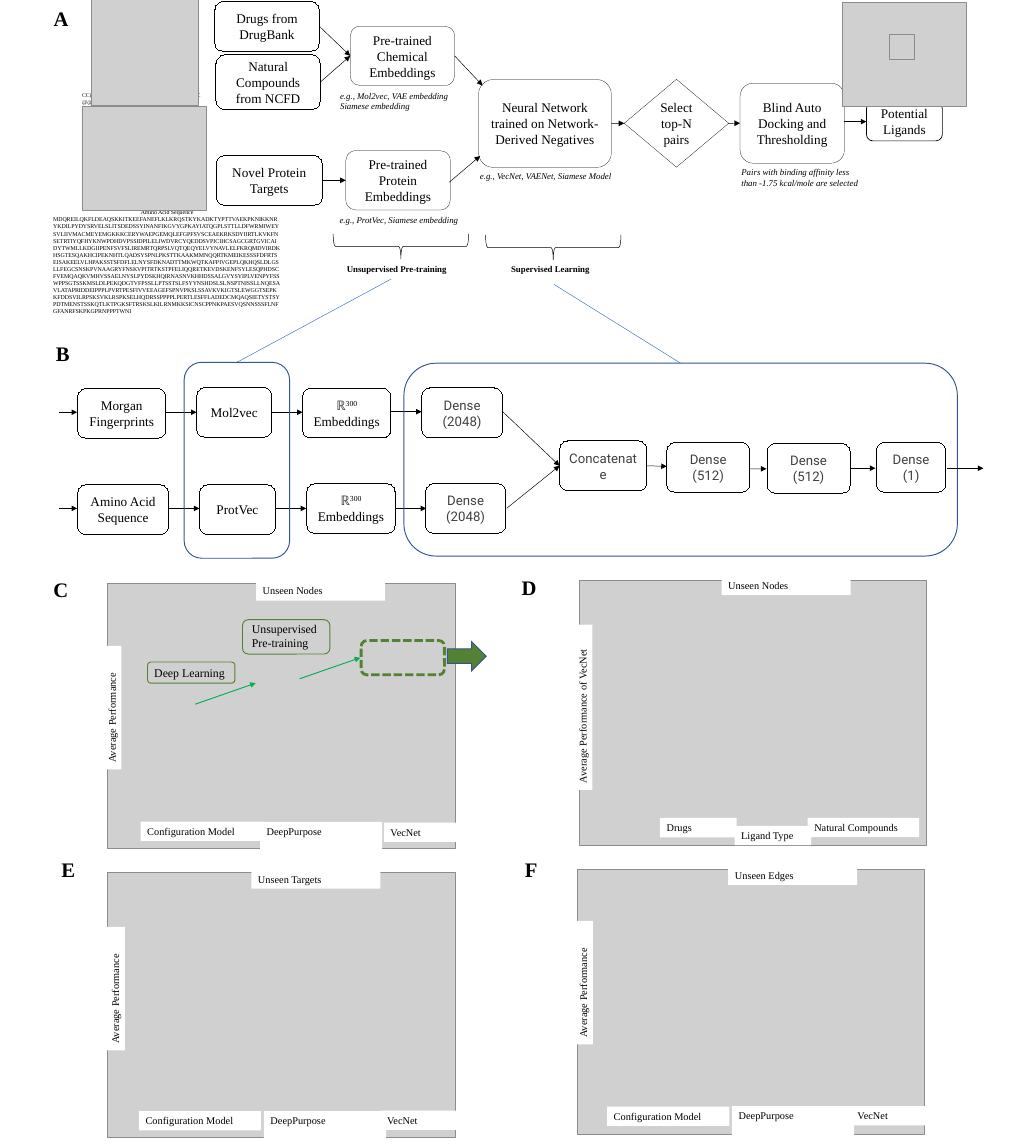
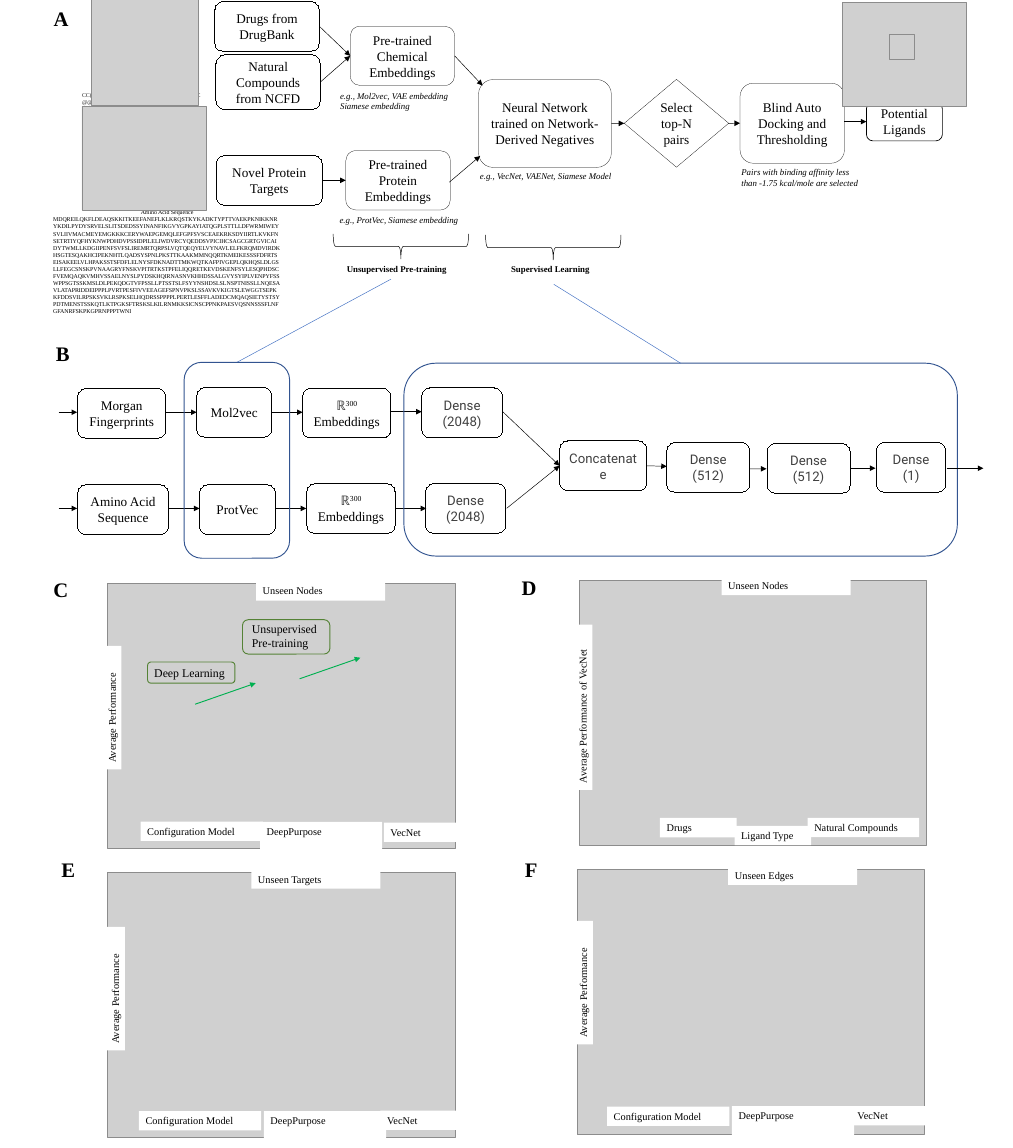
Before and after one commit to Barabasi-Lab/AI-Bind, a slide deck: slide 1 of Images/fig3.pptx. Drawn at 1013x1148 pixels with LibreOffice and Linux fonts; fonts in the diff are those of the drawing; grey boxes stand for pictures. Boxes give left, top, right and bottom in pixels: in the first picture for what was removed or moved away, otherwise in the second. Text is boxed around its words. In the diff, an @@ line names an element or a change of style, - is before the commit and + after.

```diff
--- a/Images/fig3.pptx
+++ b/Images/fig3.pptx
@@ rounded rectangle removed at <box>361,641,444,675</box> @@
@@ right arrow removed at <box>448,642,486,671</box> @@
```
Also in this commit, not shown: 21 other files.
